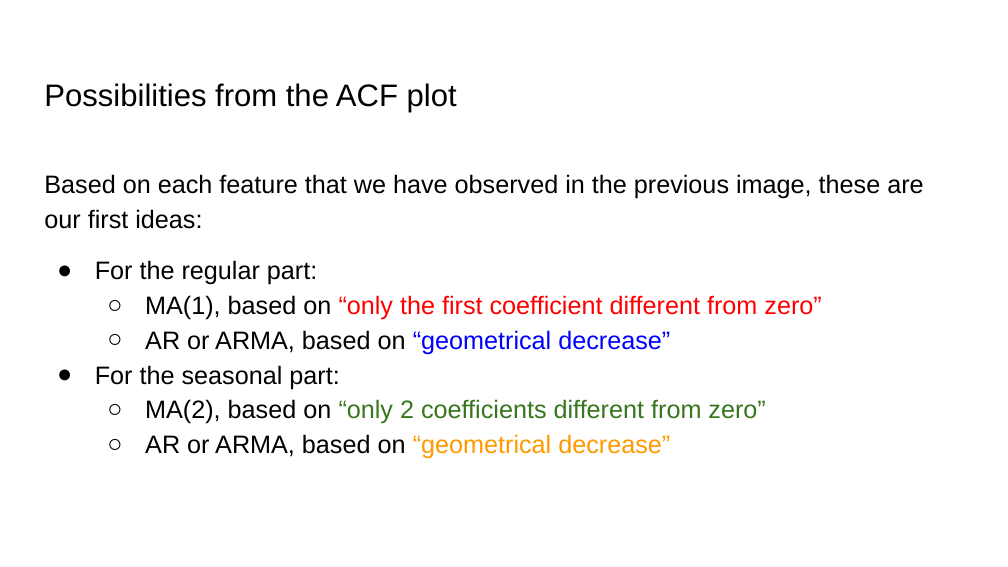
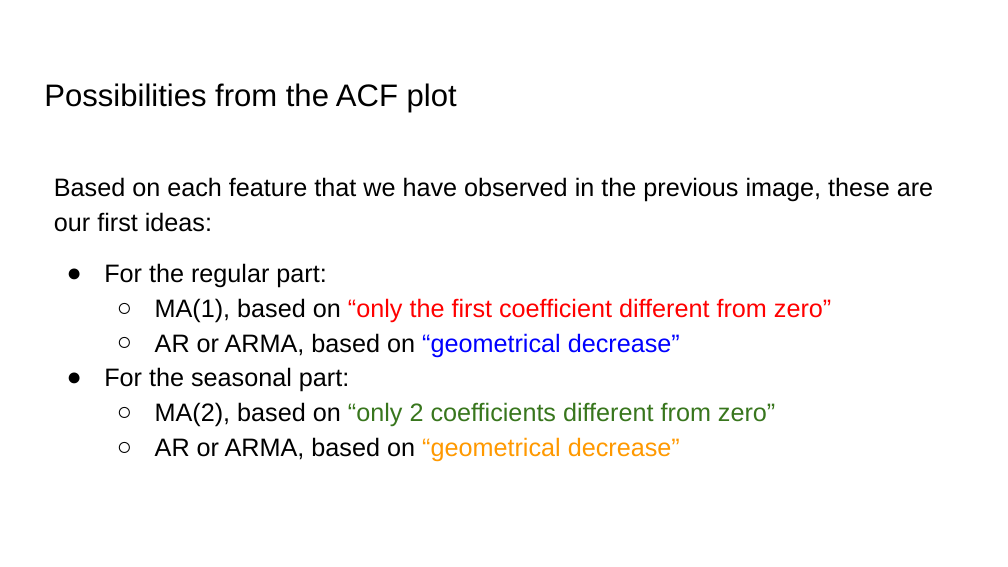
Before and after one commit to mgp165/time-series-final-project, a slide deck: slide 12 of final project.pptx. Drawn at 1008x567 pixels with LibreOffice and Linux fonts; fonts in the diff are those of the drawing. Boxes give left, top, right and bottom in pixels: in the first picture for what was removed or moved away, otherwise in the second. Text is boxed around its words. In the diff, an @@ line names an element or a change of style, - is before the commit and + after.

Commit message:
presentation file

```diff
--- a/final project.pptx
+++ b/final project.pptx
@@ text "Based on each feature that ...": place and size @@
-text "Based on each feature that ..." at [44, 174, 923, 459]
+text "Based on each feature that ..." at [54, 177, 933, 462]
```
Also in this commit, not shown: 1 other slide changed.
